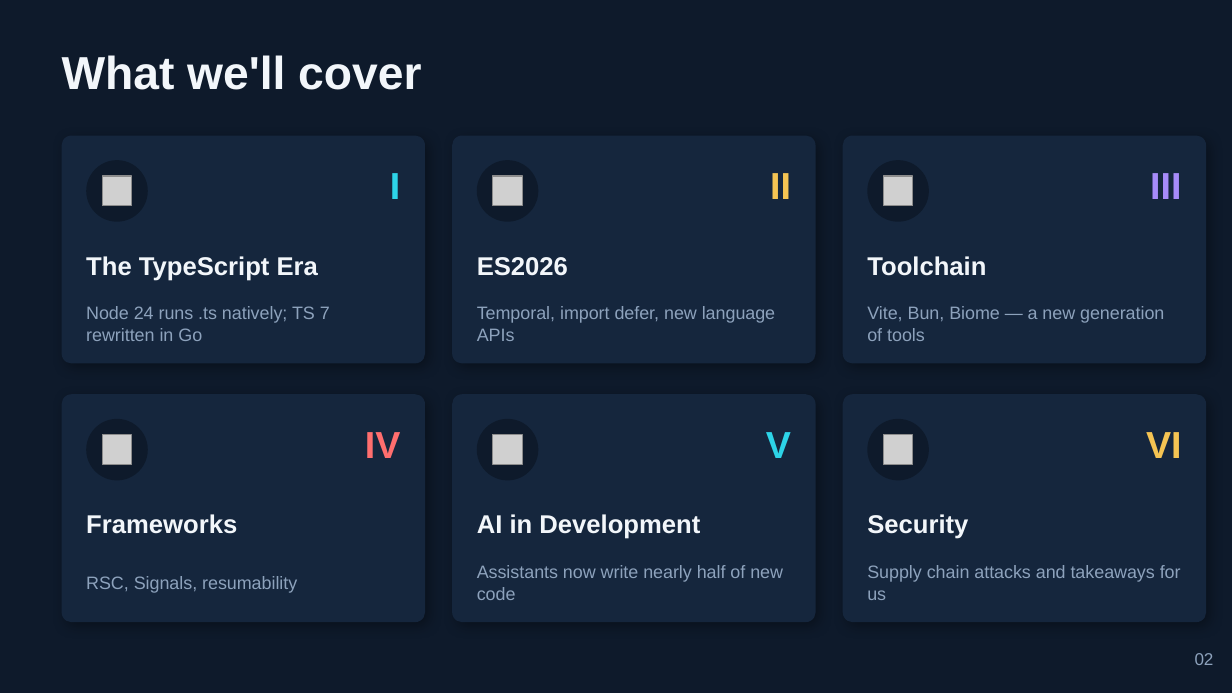
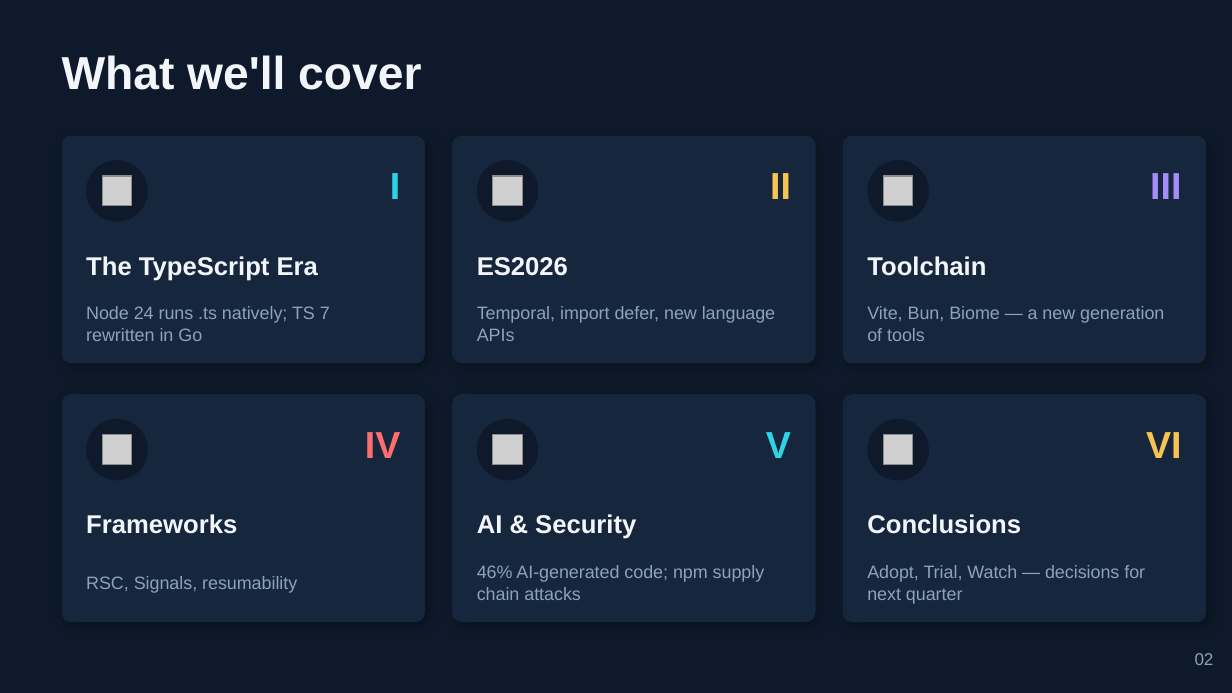
Before and after one commit to BrendonHit6/rd-performance-articles, a slide deck: slide 2 of presentations/modern Approaches in JS Development 2026.pptx. Drawn at 1232x693 pixels with LibreOffice and Linux fonts; fonts in the diff are those of the drawing; grey boxes stand for pictures. Boxes give left, top, right and bottom in pixels: in the first picture for what was removed or moved away, otherwise in the second. Text is boxed around its words. In the diff, an @@ line names an element or a change of style, - is before the commit and + after.

```diff
--- a/presentations/modern Approaches in JS Development 2026.pptx
+++ b/presentations/modern Approaches in JS Development 2026.pptx
@@ text at (x1=477, y1=514, x2=636, y2=539): text changed @@
-AI in Development
+AI & Security
@@ text at (x1=867, y1=514, x2=1021, y2=534): text changed @@
-Security
+Conclusions
@@ text at (x1=477, y1=565, x2=765, y2=600): text changed @@
-Assistants now write nearly half of new code
+46% AI-generated code; npm supply chain attacks
@@ text at (x1=867, y1=565, x2=1145, y2=604): text changed @@
-Supply chain attacks and takeaways for us
+Adopt, Trial, Watch — decisions for next quarter
```
Also in this commit, not shown: 8 other slides changed, 8 other files.
